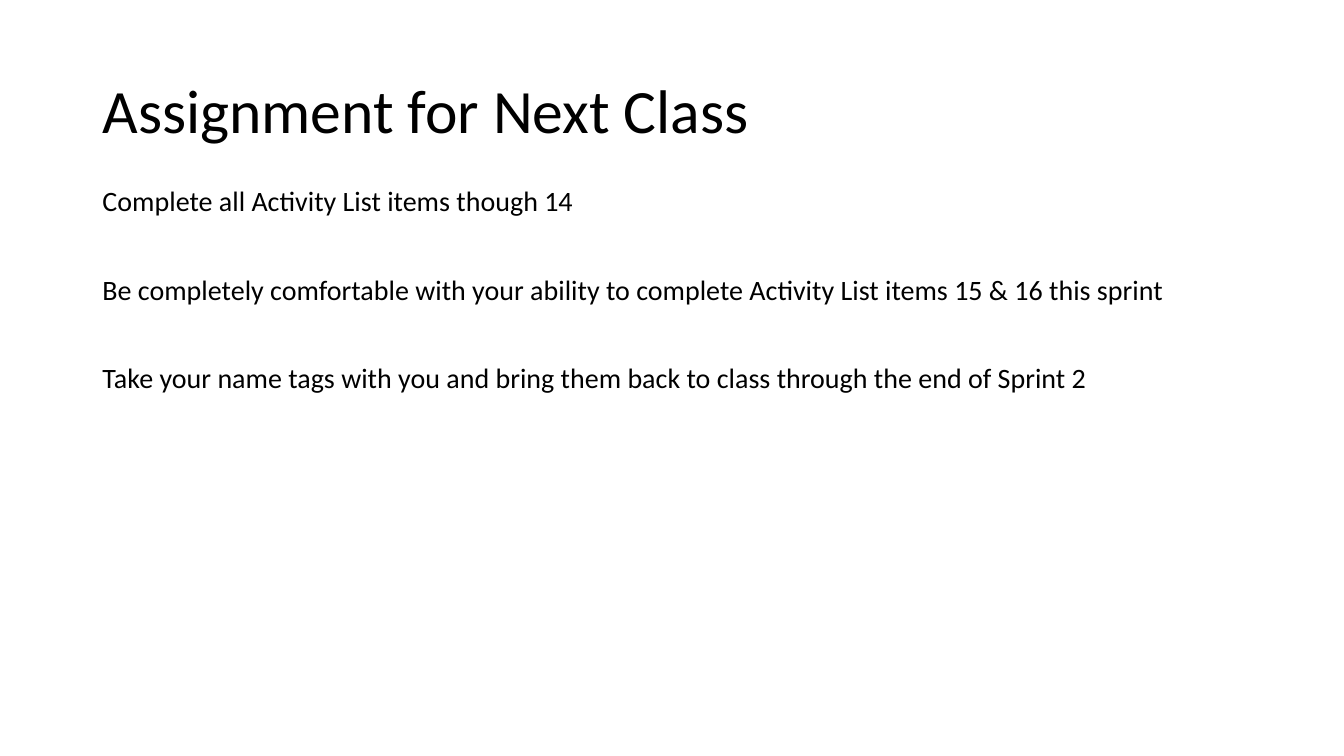
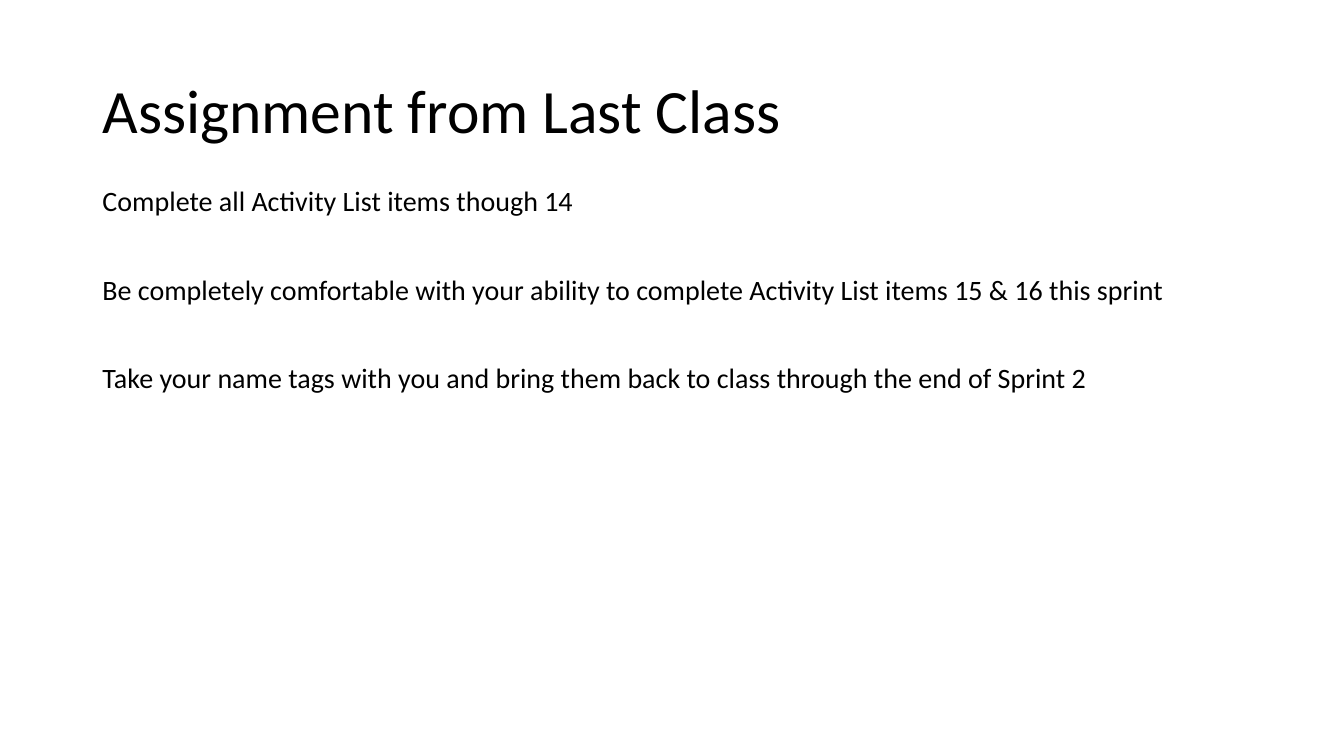
Before and after one commit to EricJPogue/CPSC-24500, a slide deck: slide 2 of lecture-slides/2019-09-04.pptx (slide 4 before the commit). Drawn at 1344x756 pixels with LibreOffice and Linux fonts; fonts in the diff are those of the drawing. Boxes give left, top, right and bottom in pixels: in the first picture for what was removed or moved away, otherwise in the second. Text is boxed around its words. In the diff, an @@ line names an element or a change of style, - is before the commit and + after.

```diff
--- a/lecture-slides/2019-09-04.pptx
+++ b/lecture-slides/2019-09-04.pptx
@@ title at [102, 90, 781, 144]: text changed @@
-Assignment for Next Class
+Assignment from Last Class
```
Also in this commit, not shown: 2 other slides changed, 4 slides added, 1 slide removed.
